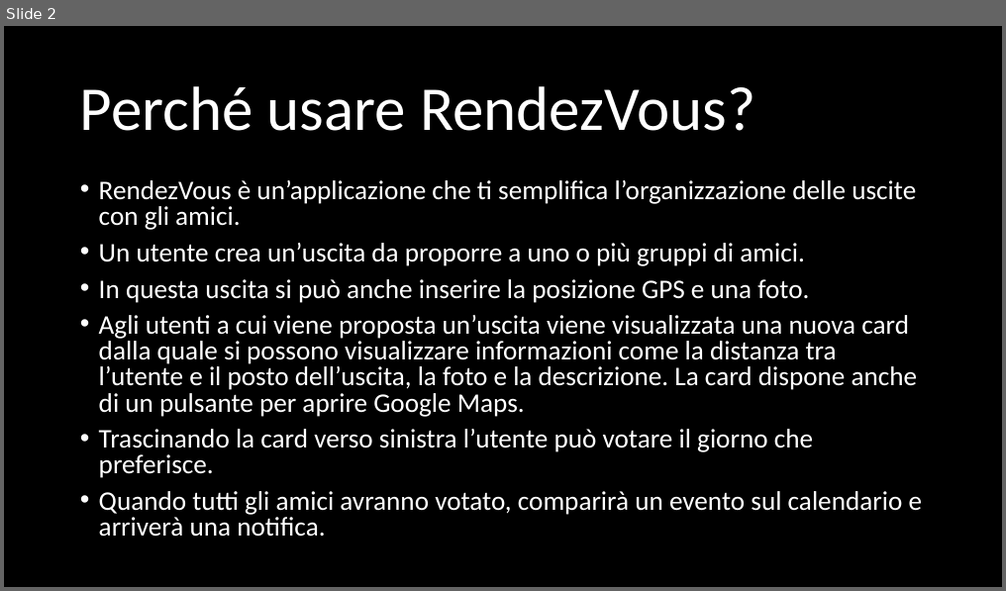
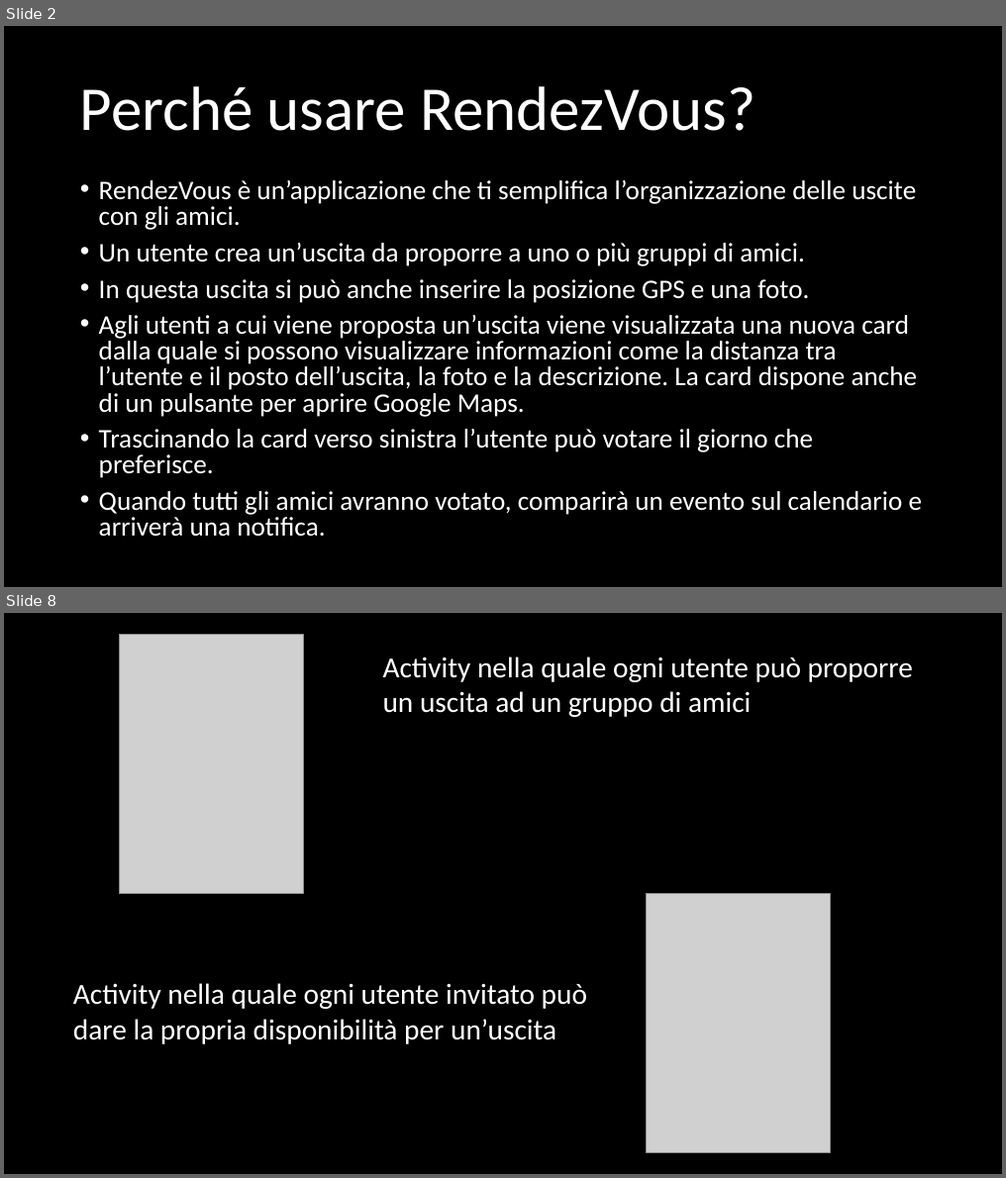
Before and after one commit to Sofy24/RendezVous, a slide deck: RendezVous.pptx. Shown one above the other, each under a label of ours: slide 2 before the commit, slides 2 and 8 after it; the slides between them are not shown. The pictures are 1006x591 and 1006x1178 pixels, drawn with LibreOffice and Linux fonts; fonts in the diff are those of the drawing; grey boxes stand for pictures; background and template pictures are left out. Boxes give left, top, right and bottom in pixels: in the first picture for what was removed or moved away, otherwise in the second. Text is boxed around its words. In the diff, an @@ line names an element or a change of style, - is before the commit and + after.

```diff
--- a/RendezVous.pptx
+++ b/RendezVous.pptx
@@ slide 8 added at (4,613,1002,1174), background picture (left out) @@
@@ picture added at (120,634,304,894) @@
@@ text added at (383,657,913,717), 28 pt, text #FFFFFF @@
+Activity nella quale ogni utente può proporre un uscita ad un gruppo di amici
@@ picture added at (647,894,831,1154) @@
@@ text added at (73,983,587,1045), 28 pt, text #FFFFFF @@
+Activity nella quale ogni utente invitato può dare la propria disponibilità per un’uscita
```
Also in this commit, not shown: 1 slide changed, 4 other slides added.
